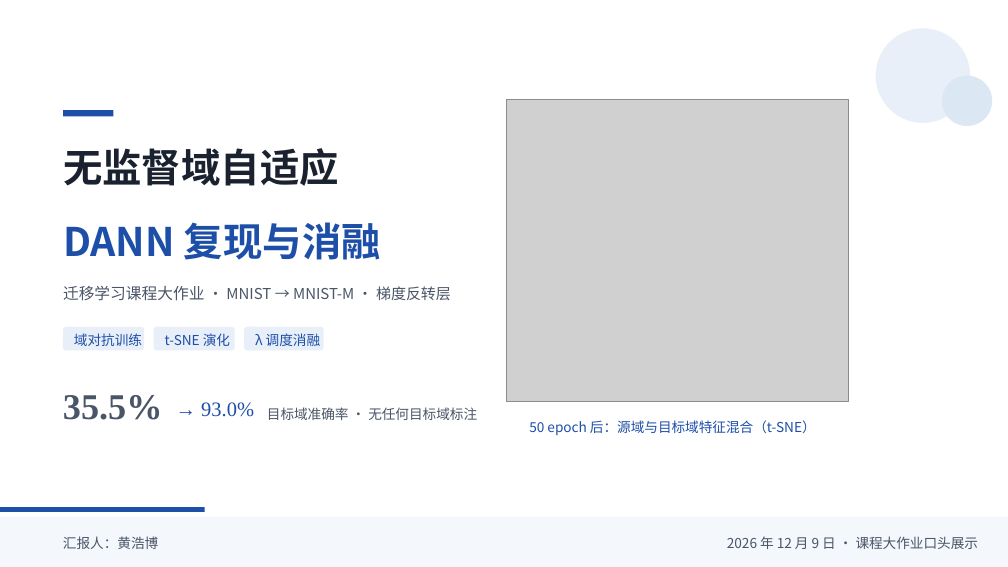
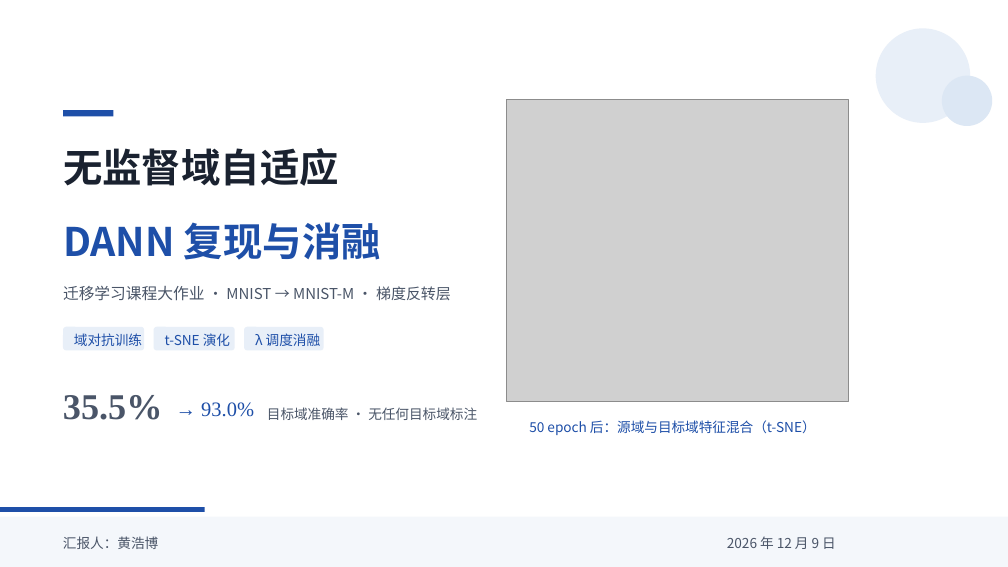
Before and after one commit to IsukaShinji/2026-fall-transfer-learning, a slide deck: slide 1 of 个人展示/汇报/DANN域自适应汇报/DANN域自适应汇报.pptx. Drawn at 1008x567 pixels with LibreOffice and Linux fonts; fonts in the diff are those of the drawing; grey boxes stand for pictures. Boxes give left, top, right and bottom in pixels: in the first picture for what was removed or moved away, otherwise in the second. Text is boxed around its words. In the diff, an @@ line names an element or a change of style, - is before the commit and + after.

```diff
--- a/个人展示/汇报/DANN域自适应汇报/DANN域自适应汇报.pptx
+++ b/个人展示/汇报/DANN域自适应汇报/DANN域自适应汇报.pptx
@@ text at (x1=727, y1=536, x2=836, y2=549): text changed @@
-2026 年 12 月 9 日 · 课程大作业口头展示
+2026 年 12 月 9 日
```
Also in this commit, not shown: 10 other slides changed, 5 other files.
